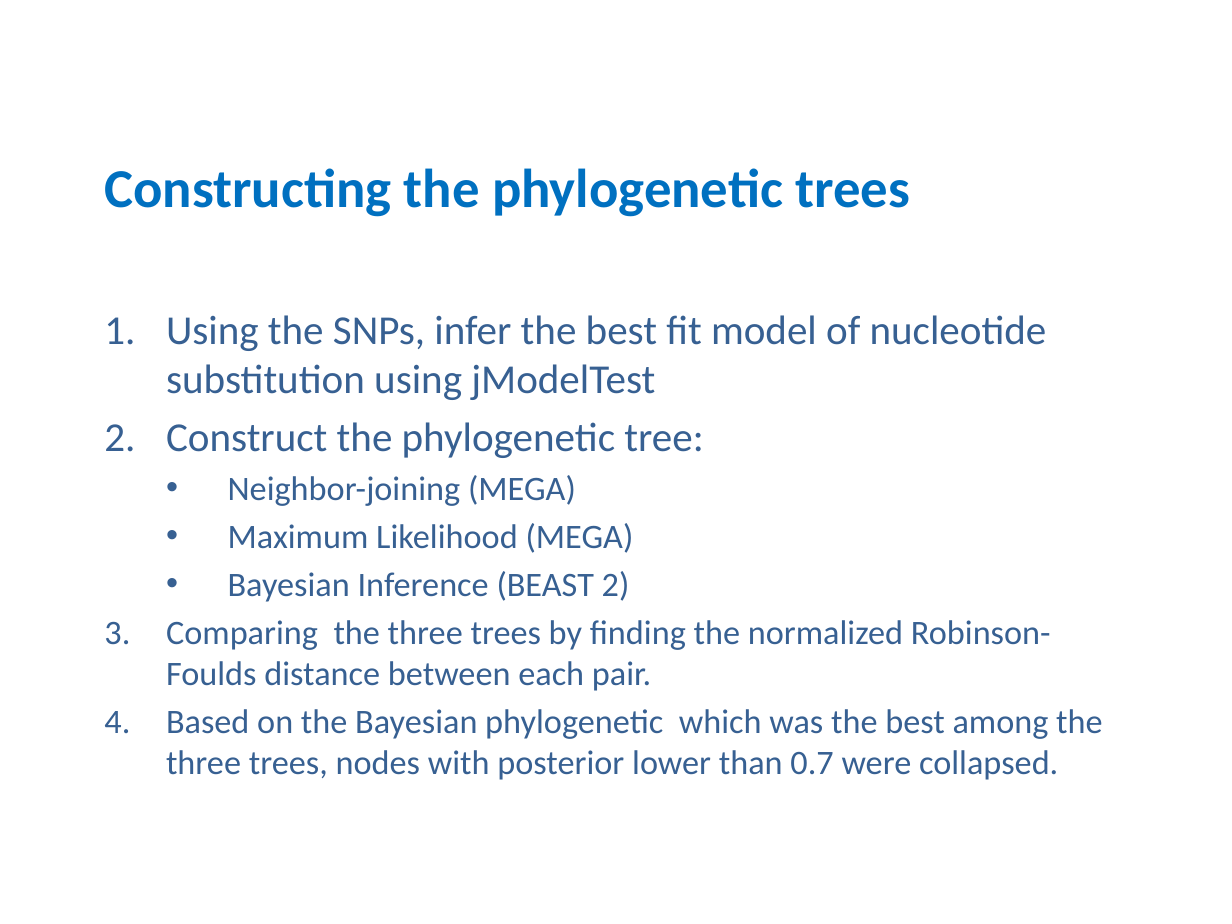
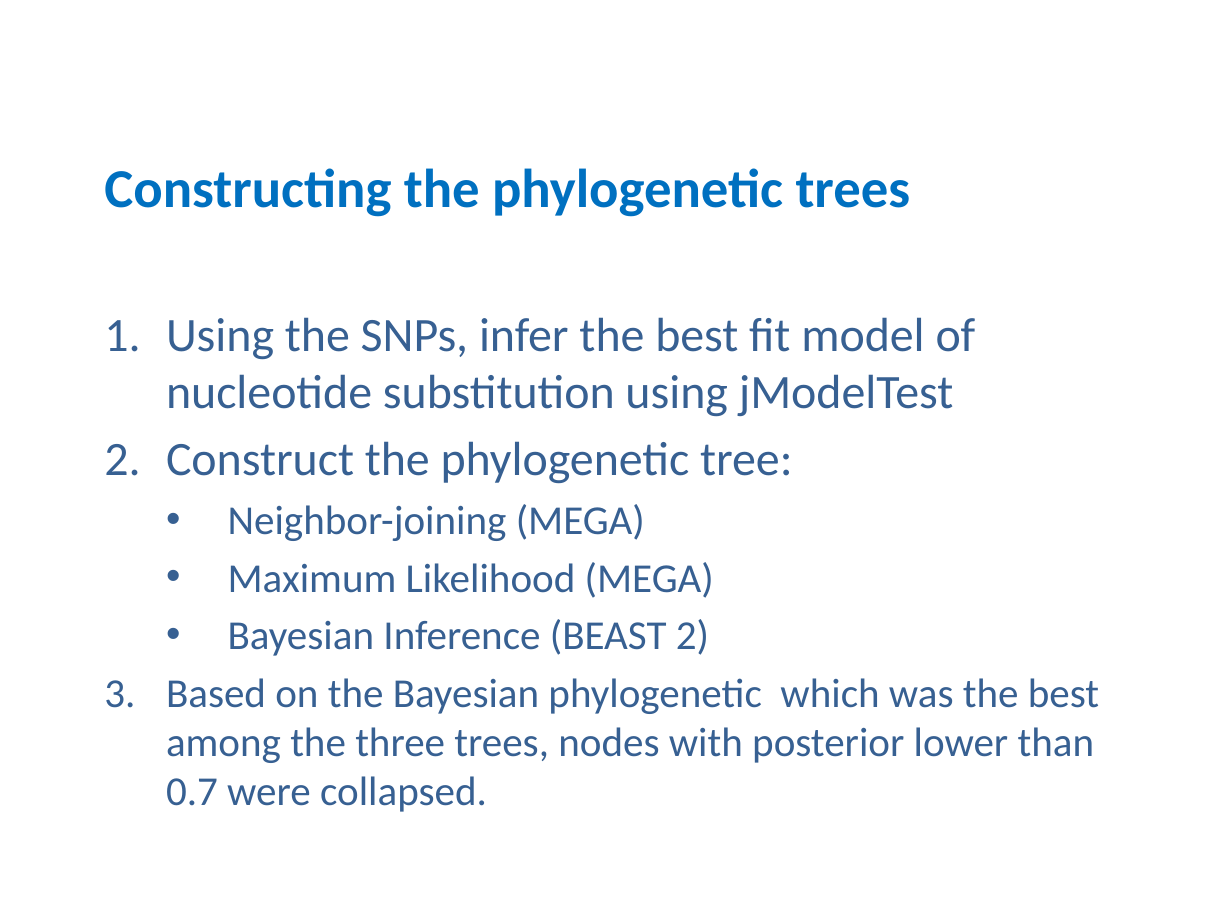
Before and after one commit to zhangfang615/Tuberculosis, a slide deck: slide 14 of 20160705 (1).pptx (slide 15 before the commit). Drawn at 1232x924 pixels with LibreOffice and Linux fonts; fonts in the diff are those of the drawing. Boxes give left, top, right and bottom in pixels: in the first picture for what was removed or moved away, otherwise in the second. Text is boxed around its words. In the diff, an @@ line names an element or a change of style, - is before the commit and + after.

```diff
--- a/20160705 (1).pptx
+++ b/20160705 (1).pptx
@@ subtitle "Using the SNPs, infer the ..." at <box>166,317,1099,812</box>: size 24 to 28 pt in "Using the SNPs, infer the best fit ...", "Construct the phylogenetic tree:"; size 20 to 24 pt in "Neighbor-joining (MEGA)", "Maximum Likelihood (MEGA)", "Bayesian Inference (BEAST 2)", "Based on the Bayesian phylogenetic which was ..." @@
@@ subtitle at <box>166,620,1051,691</box>: paragraph removed @@
-3. Comparing the three trees by finding the normalized Robinson-Foulds distance between each pair.
```
Also in this commit, not shown: 2 other slides changed, 1 slide removed.
